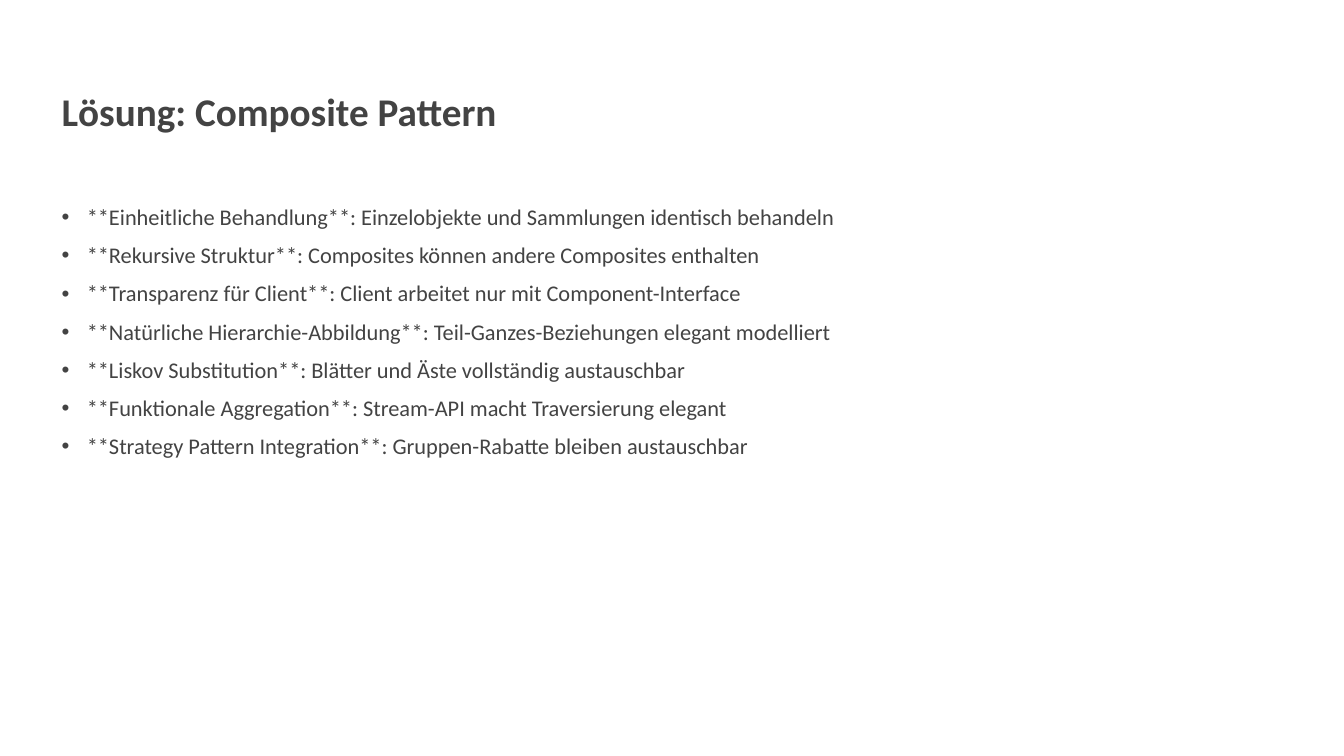
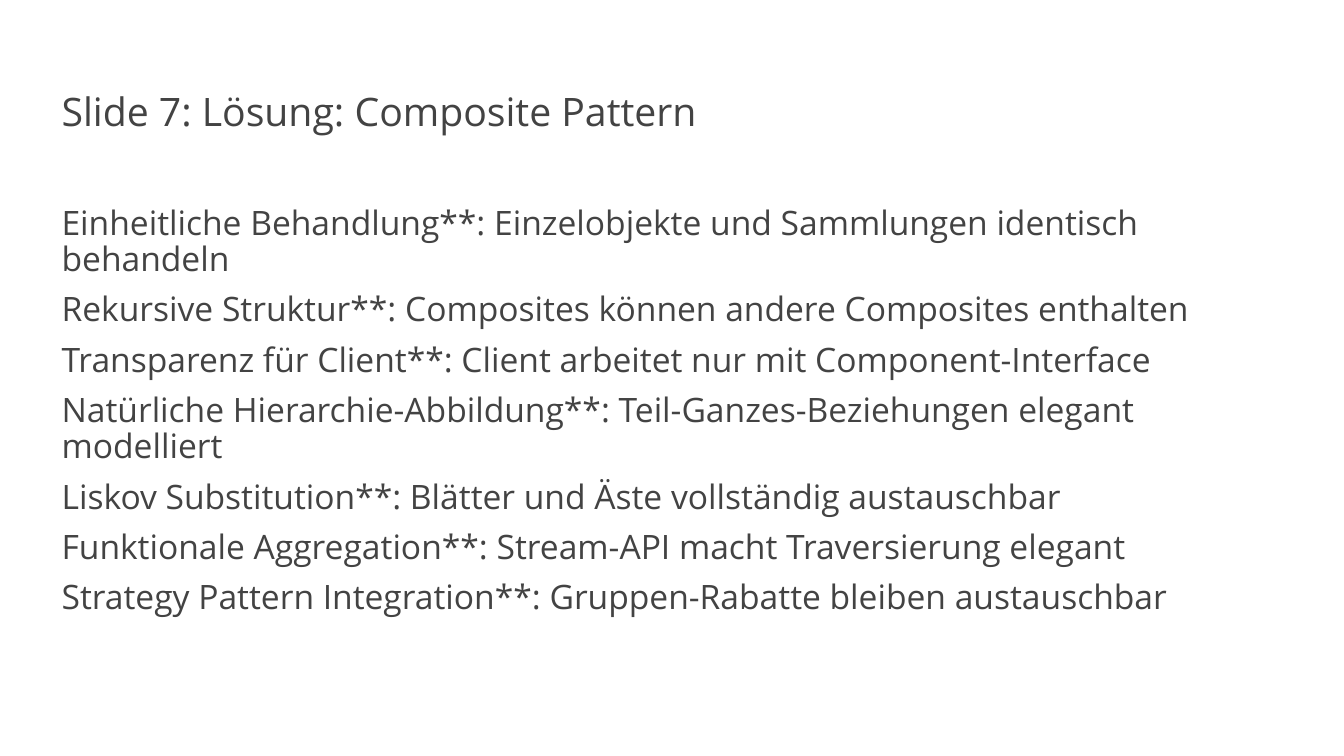
Before and after one commit to vanillacore-net/september-2025-telekom-training, a slide deck: slide 8 of presentations/powerpoint/block2-presentation.pptx. Drawn at 1344x756 pixels with LibreOffice and Linux fonts; fonts in the diff are those of the drawing; background and template pictures are left out. Boxes give left, top, right and bottom in pixels: in the first picture for what was removed or moved away, otherwise in the second. Text is boxed around its words. In the diff, an @@ line names an element or a change of style, - is before the commit and + after.

Commit message:
Fix Block 2 font issues - remove Calibri overrides
- Remove all explicit font.name = 'Calibri' settings for regular text
- Let VanillaCore.pptx template control fonts through layout inheritance
- Keep Consolas font ONLY for code blocks (Layout 9)
- Regenerate Block 2 presentation with 24 slides using proper font rules
- Create fix_block2_fonts.py script for template font compliance
- Professional appearance with template-controlled fonts

```diff
--- a/presentations/powerpoint/block2-presentation.pptx
+++ b/presentations/powerpoint/block2-presentation.pptx
@@ title at (62, 96, 696, 136): text changed; font Calibri to Open Sans; bold off @@
-Lösung: Composite Pattern
+Slide 7: Lösung: Composite Pattern
@@ text at (62, 209, 1188, 617): text changed; size 16 to 24 pt; font Calibri to Open Sans @@
-• **Einheitliche Behandlung**: Einzelobjekte und Sammlungen identisch behandeln
-• **Rekursive Struktur**: Composites können andere Composites enthalten
-• **Transparenz für Client**: Client arbeitet nur mit Component-Interface
-• **Natürliche Hierarchie-Abbildung**: Teil-Ganzes-Beziehungen elegant modelliert
-• **Liskov Substitution**: Blätter und Äste vollständig austauschbar
-• **Funktionale Aggregation**: Stream-API macht Traversierung elegant
-• **Strategy Pattern Integration**: Gruppen-Rabatte bleiben austauschbar
+Einheitliche Behandlung**: Einzelobjekte und Sammlungen identisch behandeln
+Rekursive Struktur**: Composites können andere Composites enthalten
+Transparenz für Client**: Client arbeitet nur mit Component-Interface
+Natürliche Hierarchie-Abbildung**: Teil-Ganzes-Beziehungen elegant modelliert
+Liskov Substitution**: Blätter und Äste vollständig austauschbar
+Funktionale Aggregation**: Stream-API macht Traversierung elegant
+Strategy Pattern Integration**: Gruppen-Rabatte bleiben austauschbar
```
Also in this commit, not shown: 18 other slides changed, 5 slides added, 5 slides removed, 2 other files.
